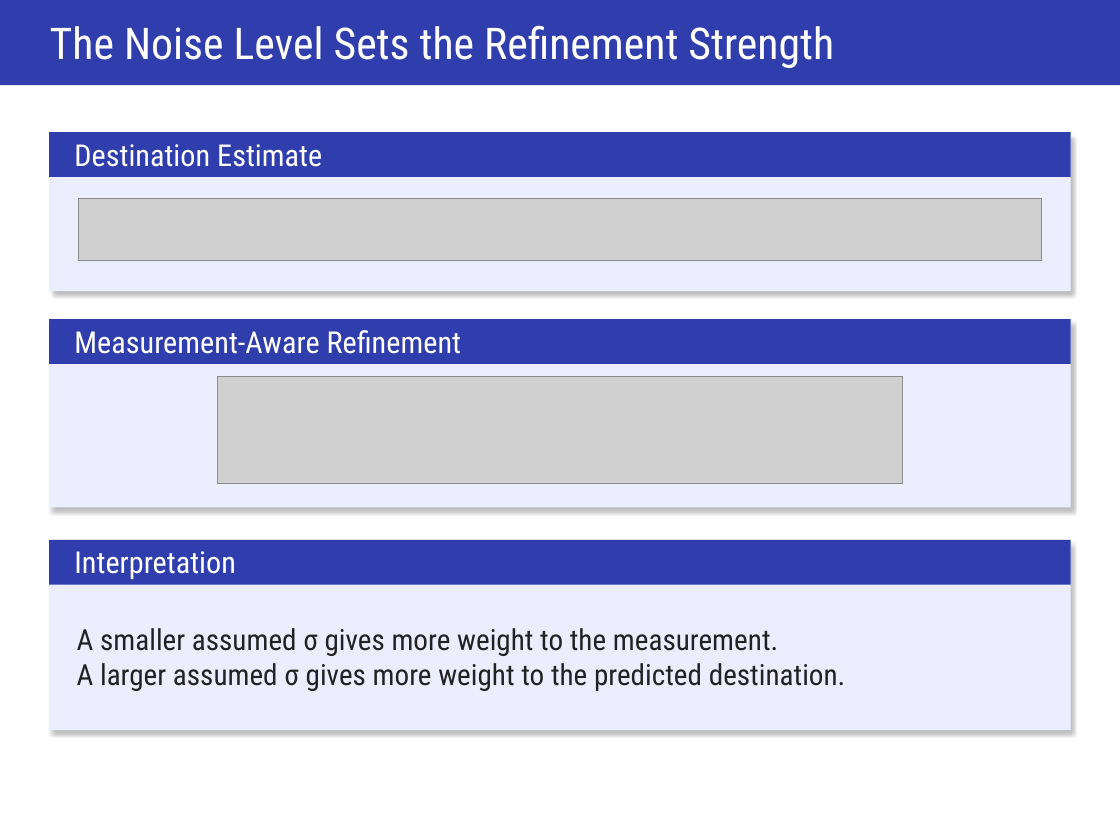
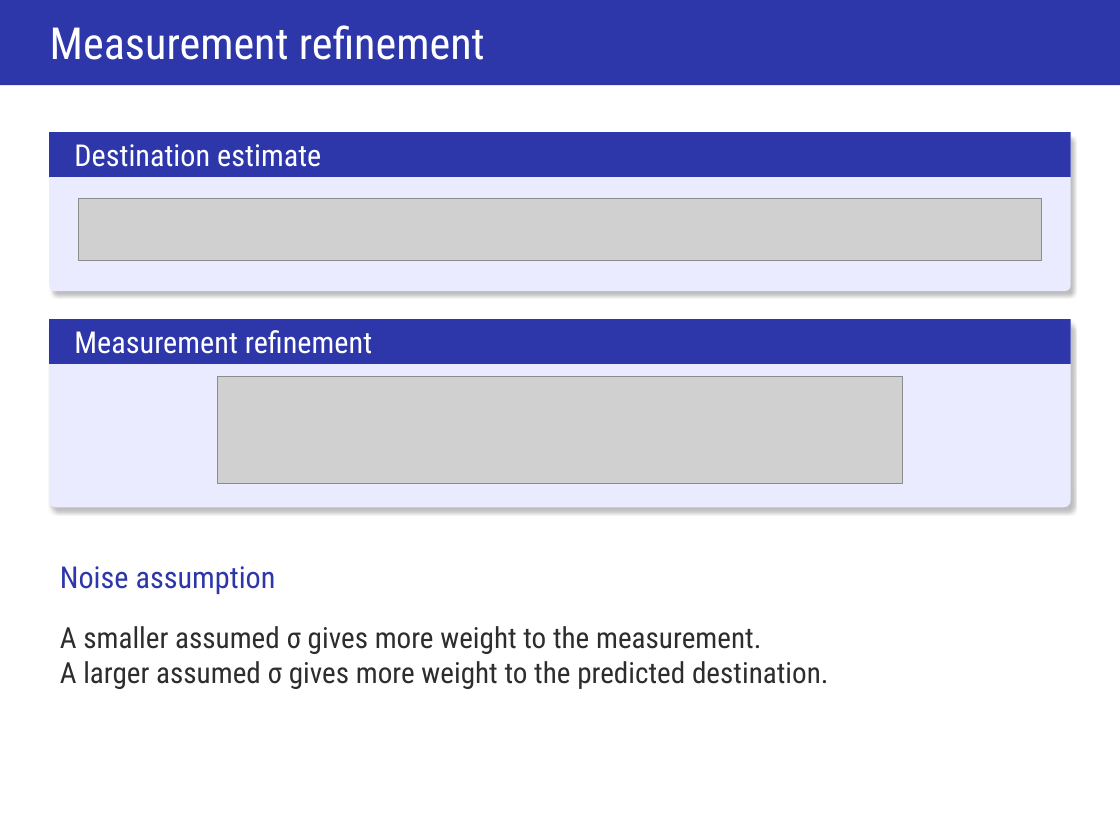
Before and after one commit to ItayShorian07/Diffusion--flower-project, a slide deck: slide 3 of artifacts/presentation/FLOWER- Presentation.pptx. Drawn at 1120x840 pixels with LibreOffice and Linux fonts; fonts in the diff are those of the drawing; grey boxes stand for pictures. Boxes give left, top, right and bottom in pixels: in the first picture for what was removed or moved away, otherwise in the second. Text is boxed around its words. In the diff, an @@ line names an element or a change of style, - is before the commit and + after.

```diff
--- a/artifacts/presentation/FLOWER- Presentation.pptx
+++ b/artifacts/presentation/FLOWER- Presentation.pptx
@@ text at [50,25,485,60]: text changed; size 29.2 to 29.6 pt @@
-The Noise Level Sets the Refinement Strength
+Measurement refinement
@@ rounded rectangle at [49,132,1071,291]: rectangle to rounded rectangle; fill #ECEEFF to #EBEBFF @@
@@ text at [74,144,321,167]: text changed @@
-Destination Estimate
+Destination estimate
@@ fill #303EAD to #2D37AA in 3 elements at [0,0,1120,85], [49,132,1071,177], [49,319,1071,364] @@
@@ rounded rectangle at [49,319,1071,507]: rectangle to rounded rectangle; fill #ECEEFF to #EBEBFF @@
@@ text at [74,330,372,354]: text changed @@
-Measurement-Aware Refinement
+Measurement refinement
@@ rectangle removed at [49,540,1071,730] @@
@@ rectangle removed at [49,540,1071,585] @@
@@ text at [60,566,276,594]: text changed; text colour #FFFFFF to #2D37AA @@
-Interpretation
+Noise assumption
@@ text "A smaller assumed σ gives ...": place and size @@
-text "A smaller assumed σ gives ..." at [77,628,846,691]
+text "A smaller assumed σ gives ..." at [60,626,829,689]
@@ text "A smaller assumed σ gives ..." at [60,626,829,689]: text colour #222222 to #2D2D2D; vertical alignment middle to top @@
```
Also in this commit, not shown: 19 other slides changed, 2 other files.
